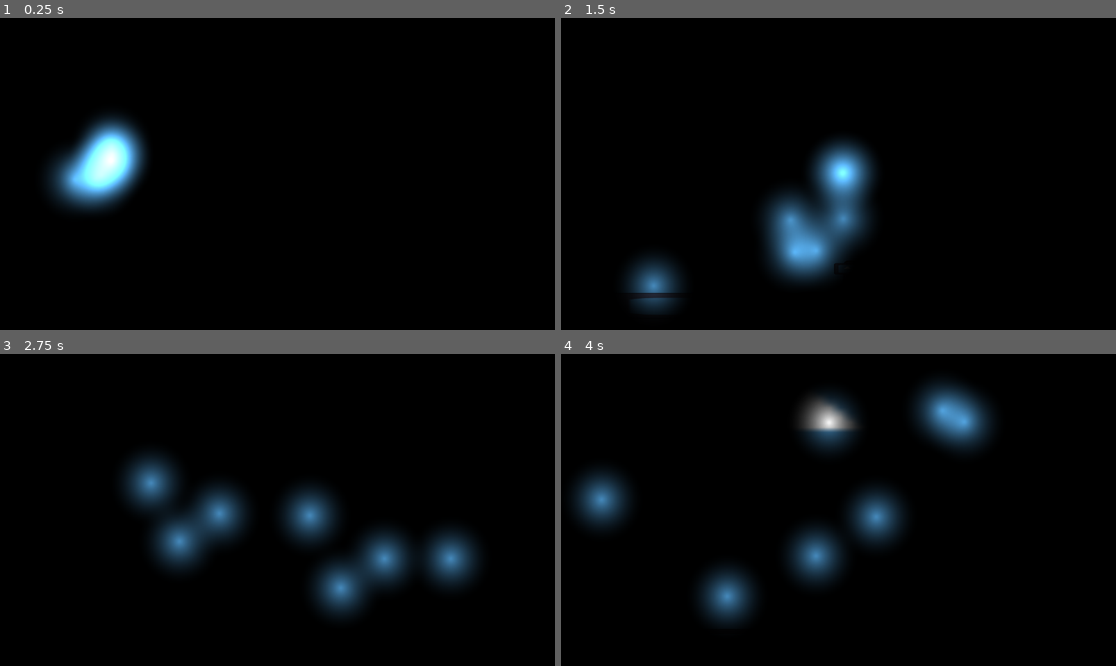
Above: before the commit, frames 1-4 (two rows, left to right).
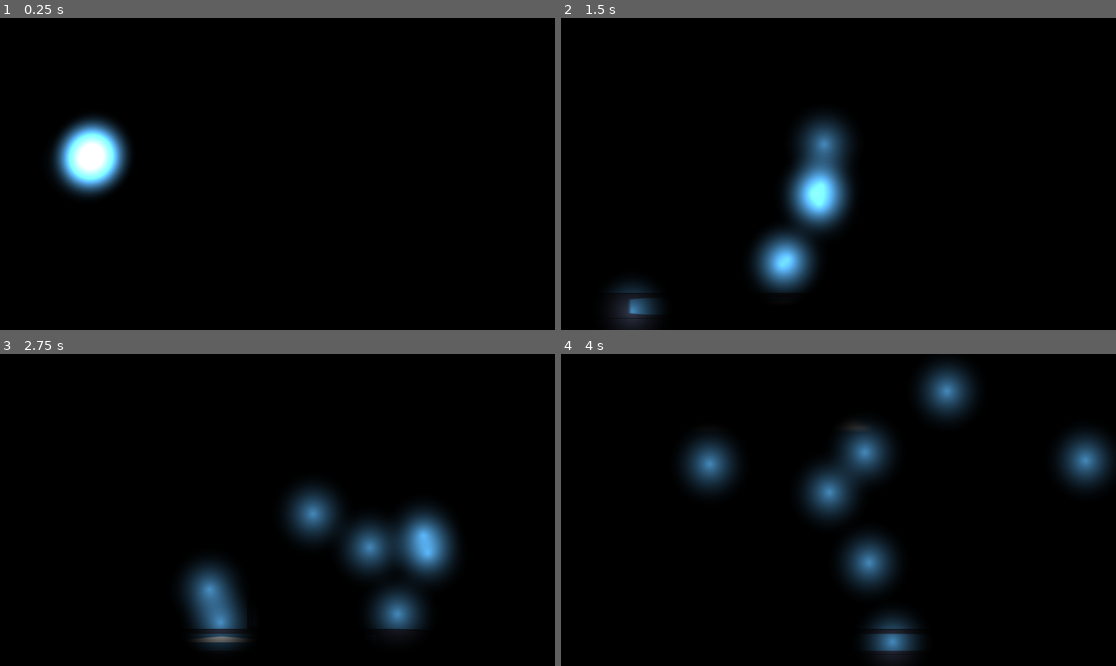
Above: after the commit, the same moments.

Repository: alphaom33/SentientCreaturesReifiedEnCeloSpecus
Game: Godot game, scene res://main.tscn
Two runs of this game, one before a commit and one after it. Both use one fixed random seed, a clock stepped at 60 frames per second and the inputs below. The engine's default icon, where the game draws it, is replaced by a stand-in: a white triangle on a blue panel in a dark square.
Inputs:
- Up to frame 1 (0.25 s): no input
- Up to frame 2 (1.5 s): hold Right (move_right) 0.53-1.28 s; hold Down (crouch) 0.53-1.28 s; tap Up (jump) at 0.77 s; hold Left (move_left) from 1.28 s (still down); tap X (sword) at 1.35 s
- Up to frame 3 (2.75 s): tap Up (jump) at 1.52 s; release Left (move_left) at 2.03 s; hold Right (move_right) from 2.03 s (still down); hold Down (crouch) from 2.03 s (still down)
- Up to frame 4 (4 s): release Down (crouch) at 2.78 s; tap X (sword) at 2.85 s; tap Up (jump) at 3.02, 3.77 s; release Right (move_right) at 3.53 s; hold Left (move_left) from 3.53 s (still down); hold Down (crouch) from 3.53 s (still down)

The runs differ from the first frame. In frame 1, 4.1% of the frame differs, in the area x 8-27%, y 31-63%; in frame 2, 9.3%; in frame 3, 13%; in frame 4, 17%, in the area x 2-100%, y 2-99%.

Commit message:
slightly better tuning vals

Diff:
--- a/creature.gd
+++ b/creature.gd
@@ -2,13 +2,13 @@
 
 var velocity = Vector2()
 var max_speed = 5
+var acceleration = 10
 
 var change_point = 10
 var current_pos: Vector2
-var max_dst = 0
+var max_dst: Vector2
+var margin = 10
 var change_speed = 1
-
-var toward_point_weight = 40
 
 var timi: Timer
 
@@ -25,7 +25,7 @@
 
 # Called when the node enters the scene tree for the first time.
 func _ready() -> void:
-	max_dst = get_viewport_rect().size / 2 + Vector2(50, 50)
+	max_dst = get_viewport_rect().size / 2 + Vector2(margin, margin)
 	random_screen_point()
 
 	timi = $"Timer"
@@ -35,7 +35,7 @@
 
 # Called every frame. 'delta' is the elapsed time since the previous frame.
 func _process(delta: float) -> void:
-	velocity += toward_point() * toward_point_weight * delta
+	velocity += toward_point() * delta * acceleration
 	velocity = limit_speed(velocity)
 	position += velocity
 
